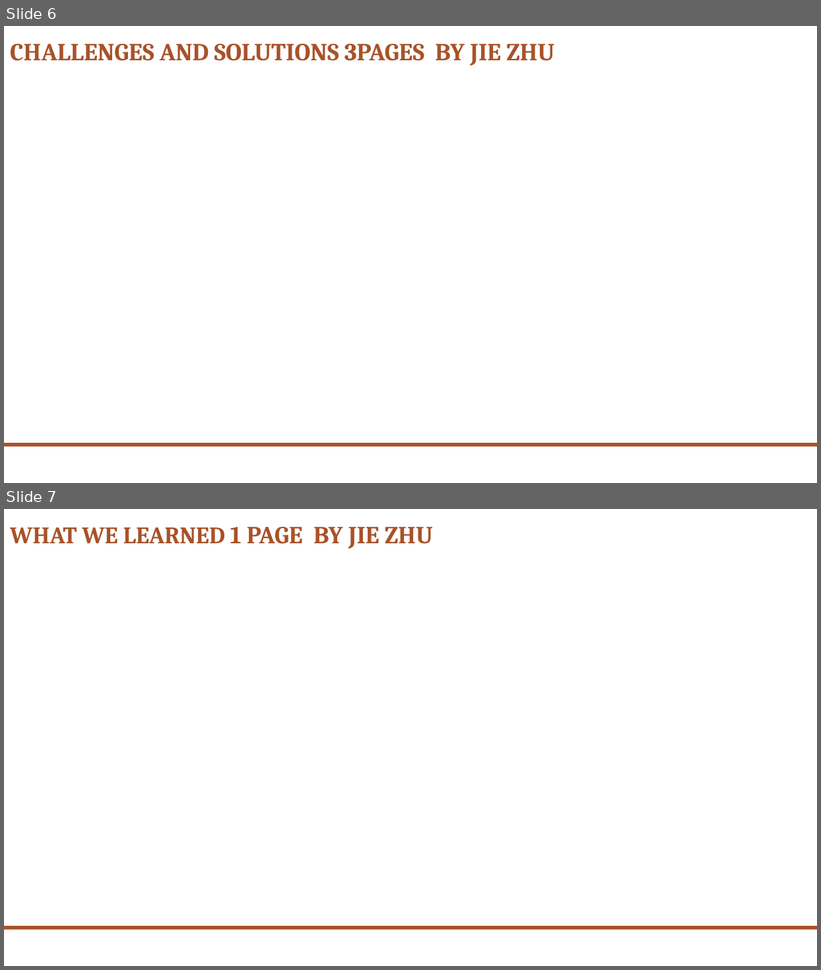
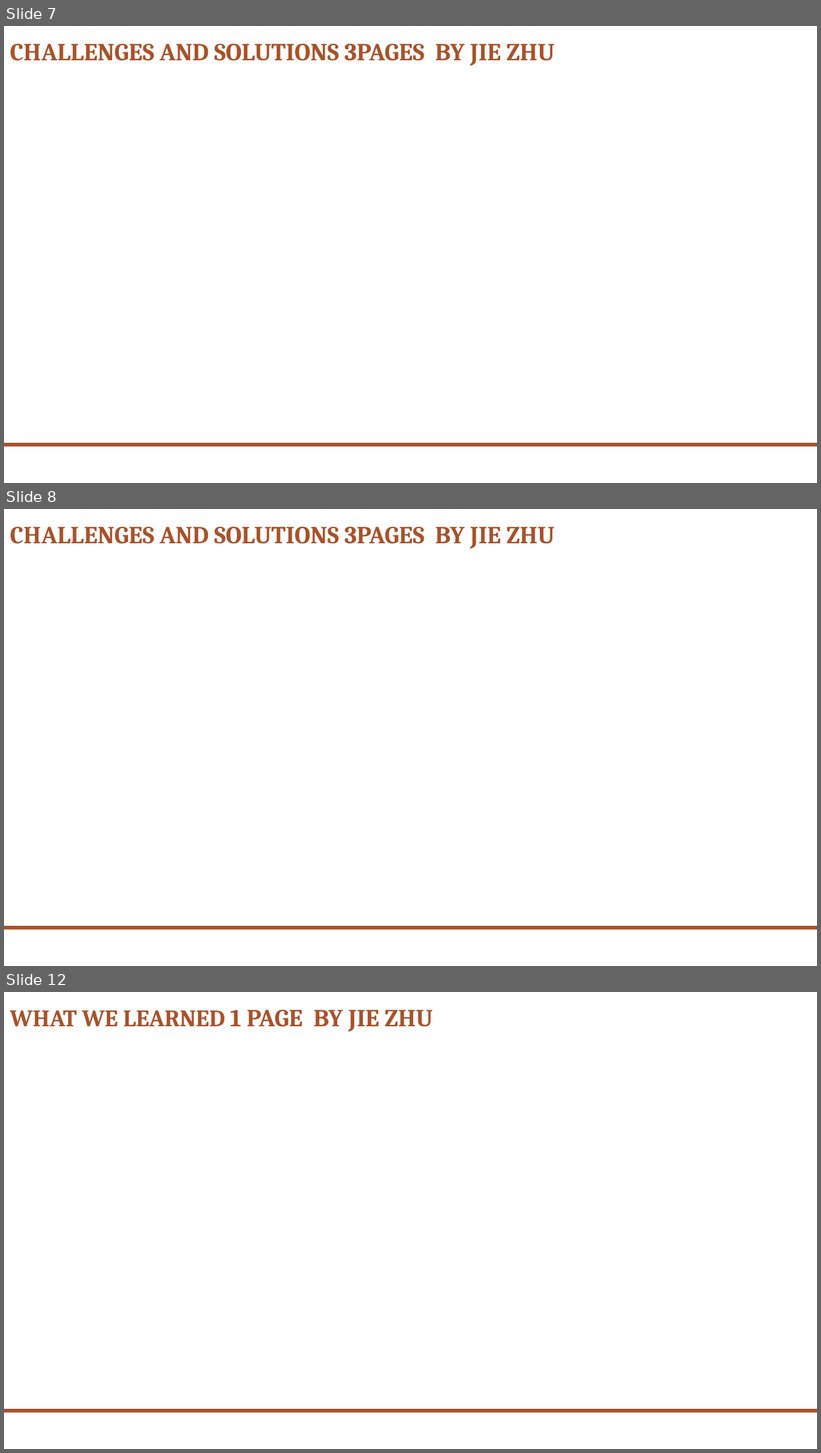
Before and after one commit to oskobe/SuperExpress, a slide deck: C#DotNet SuperExpress.pptx. Shown one above the other, each under a label of ours: slides 6 and 7 before the commit, slides 7, 8 and 12 after it; the slides between them are not shown. The pictures are 821x970 and 821x1453 pixels, drawn with LibreOffice and Linux fonts; fonts in the diff are those of the drawing; background and template pictures are left out. Boxes give left, top, right and bottom in pixels: in the first picture for what was removed or moved away, otherwise in the second. Text is boxed around its words. In the diff, an @@ line names an element or a change of style, - is before the commit and + after.

```diff
--- a/C#DotNet SuperExpress.pptx
+++ b/C#DotNet SuperExpress.pptx
@@ slide 8 added at (4, 509, 817, 966), background picture (left out); not listed: 1 template element that a slide beside it also shows @@
@@ title added at (10, 526, 554, 549), 29 pt, text #A85229, bold @@
+CHALLENGES AND SOLUTIONS 3PAGES BY JIE ZHU
@@ what was slide 6 is now slide 7 @@
@@ what was slide 7 is now slide 12 @@
```
Also in this commit, not shown: 2 slides changed, 5 other slides added, 1 slide removed, 1 other file.
